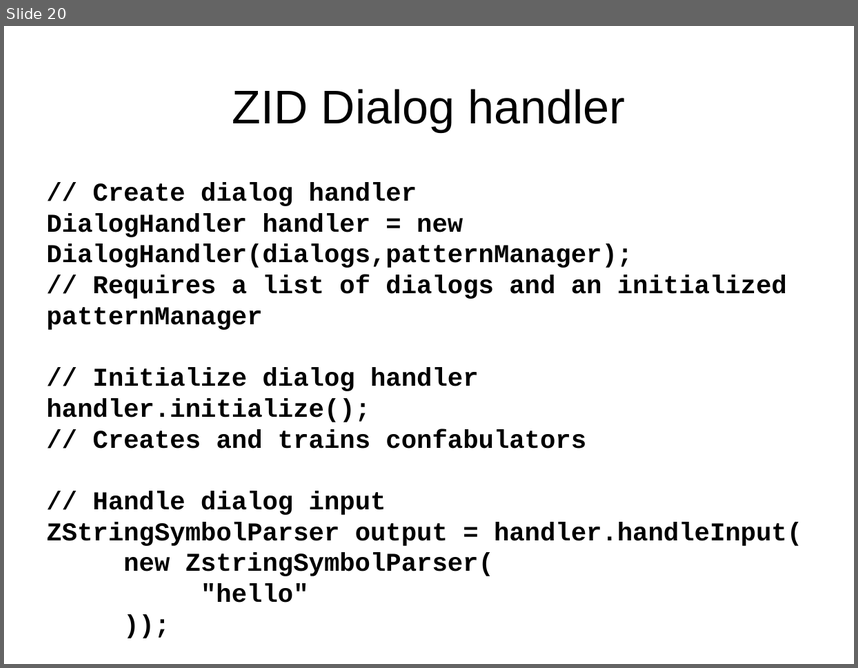
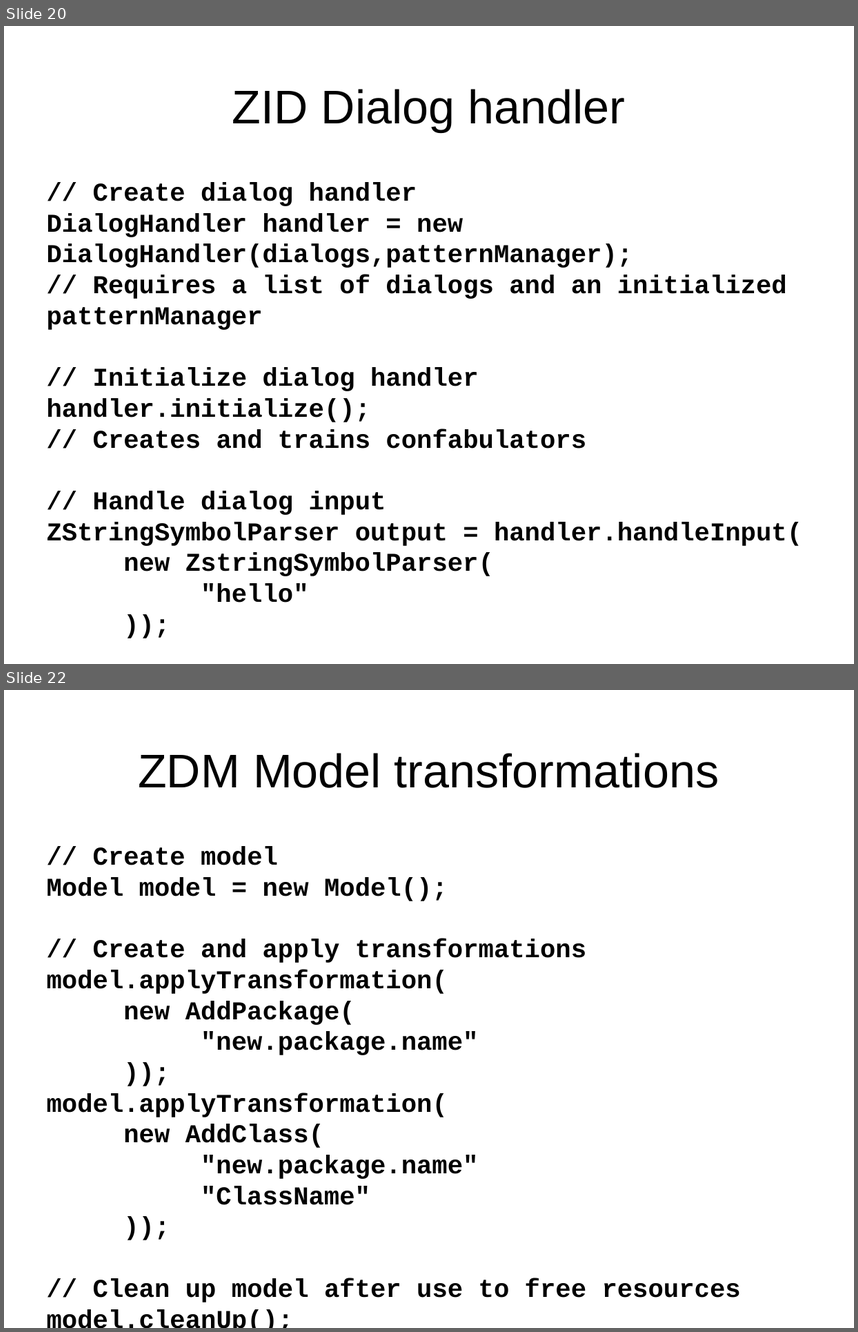
Before and after one commit to DyzLecticus/Zeesoft, a slide deck: V3.0/doc/Zeesoft Open Source Artificial Cognition.odp. Shown one above the other, each under a label of ours: slide 20 before the commit, slides 20 and 22 after it; the slides between them are not shown. The pictures are 858x668 and 858x1332 pixels, drawn with LibreOffice and Linux fonts; fonts in the diff are those of the drawing. Boxes give left, top, right and bottom in pixels: in the first picture for what was removed or moved away, otherwise in the second. Text is boxed around its words. In the diff, an @@ line names an element or a change of style, - is before the commit and + after.

```diff
--- a/V3.0/doc/Zeesoft Open Source Artificial Cognition.odp
+++ b/V3.0/doc/Zeesoft Open Source Artificial Cognition.odp
@@ slide 22 added at box(4, 690, 854, 1328), background #FFFFFF @@
@@ title added at box(138, 753, 719, 788), 44 pt, text #000000 @@
+ZDM Model transformations
@@ subtitle added at box(47, 846, 741, 1302), 24 pt, text #000000, bold @@
+// Create model
+Model model = new Model();
+// Create and apply transformations
+model.applyTransformation(
+new AddPackage(
+"new.package.name"
+));
+model.applyTransformation(
+new AddClass(
+"new.package.name"
+"ClassName"
+));
+// Clean up model after use to free resources model.cleanUp();
```
Also in this commit, not shown: 4 slides changed, 5 other slides added, 1 slide removed, 1 other file.
